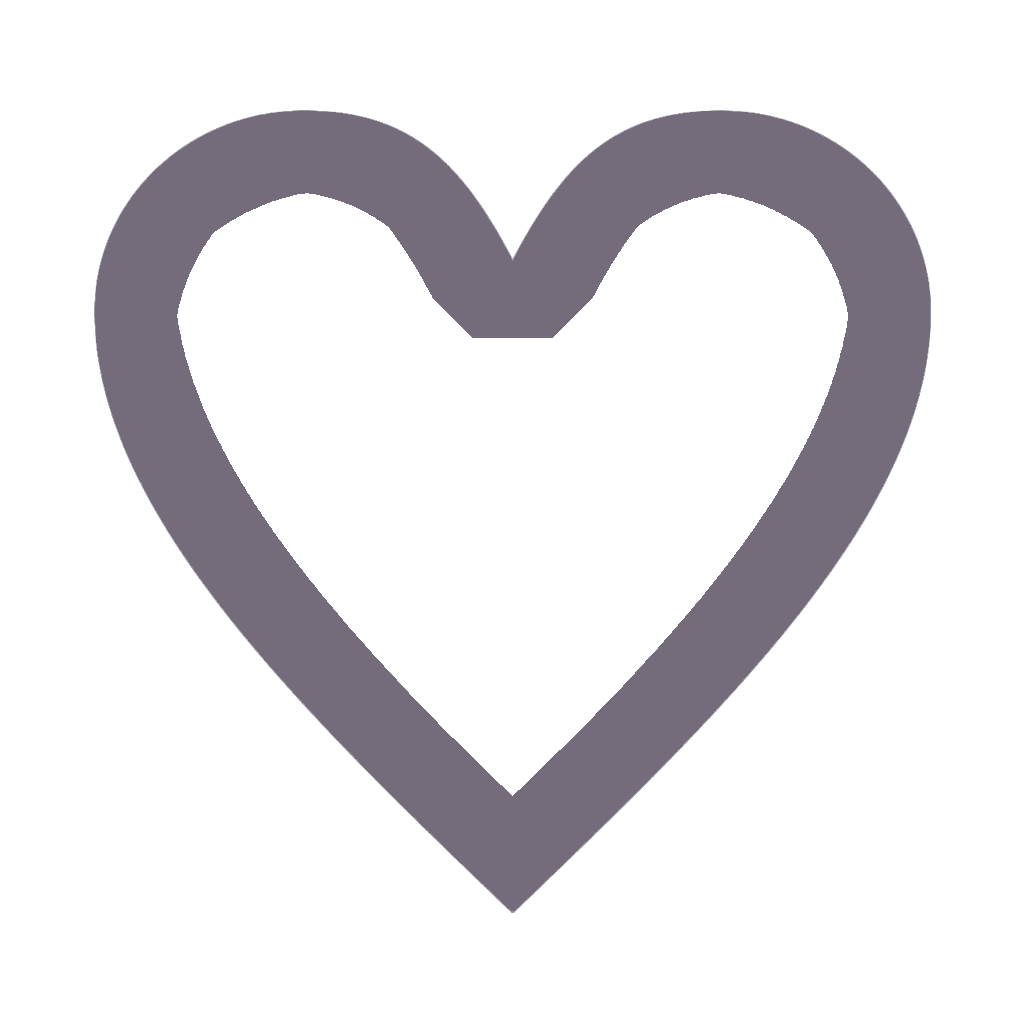
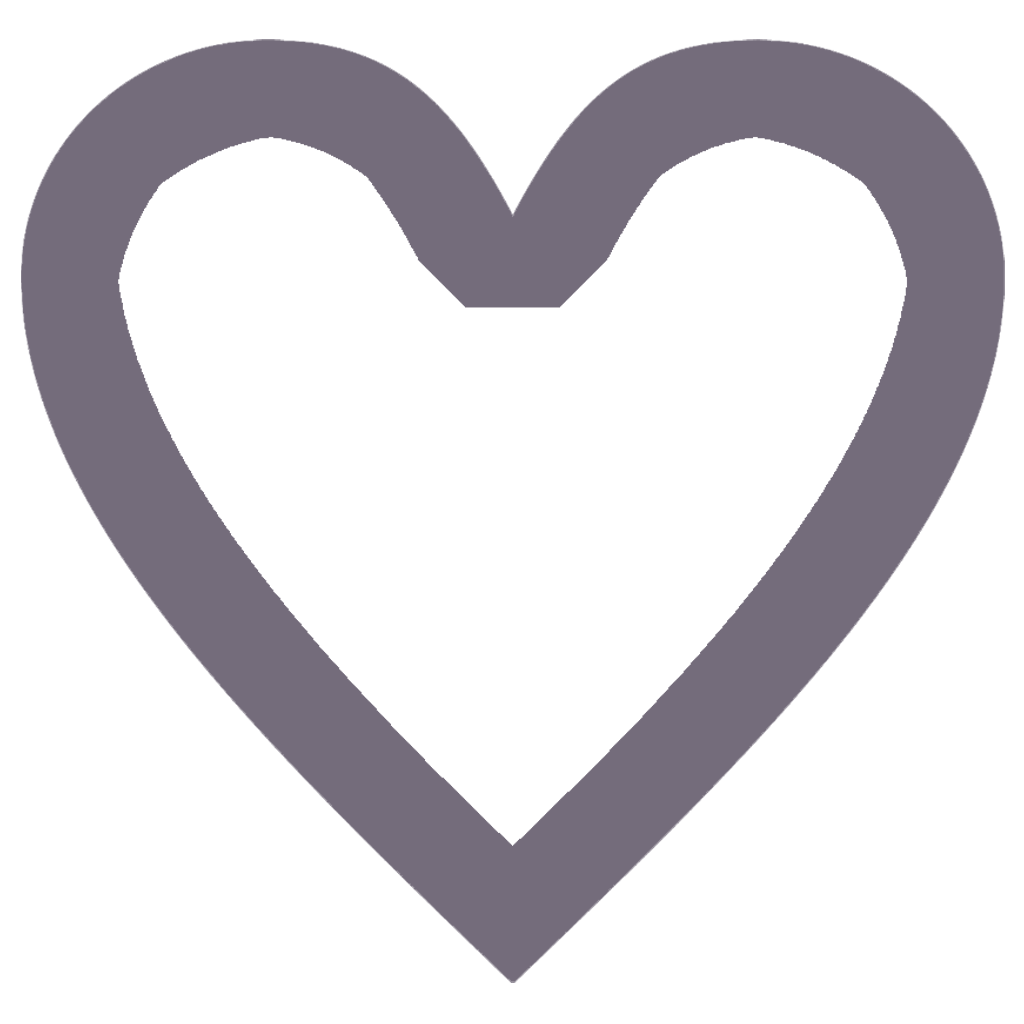
Comparing the layer stacks of the two 1024 x 1024 images. Changes:
painted on "Layer 4" over 118, 136, 908, 846
painted on "Layer 3" over 21, 39, 1005, 983
